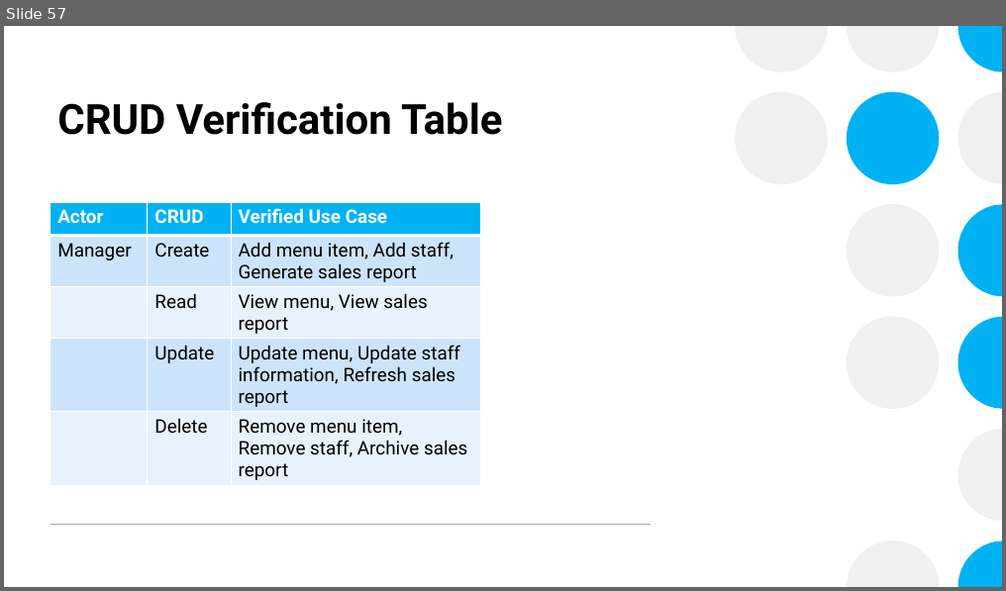
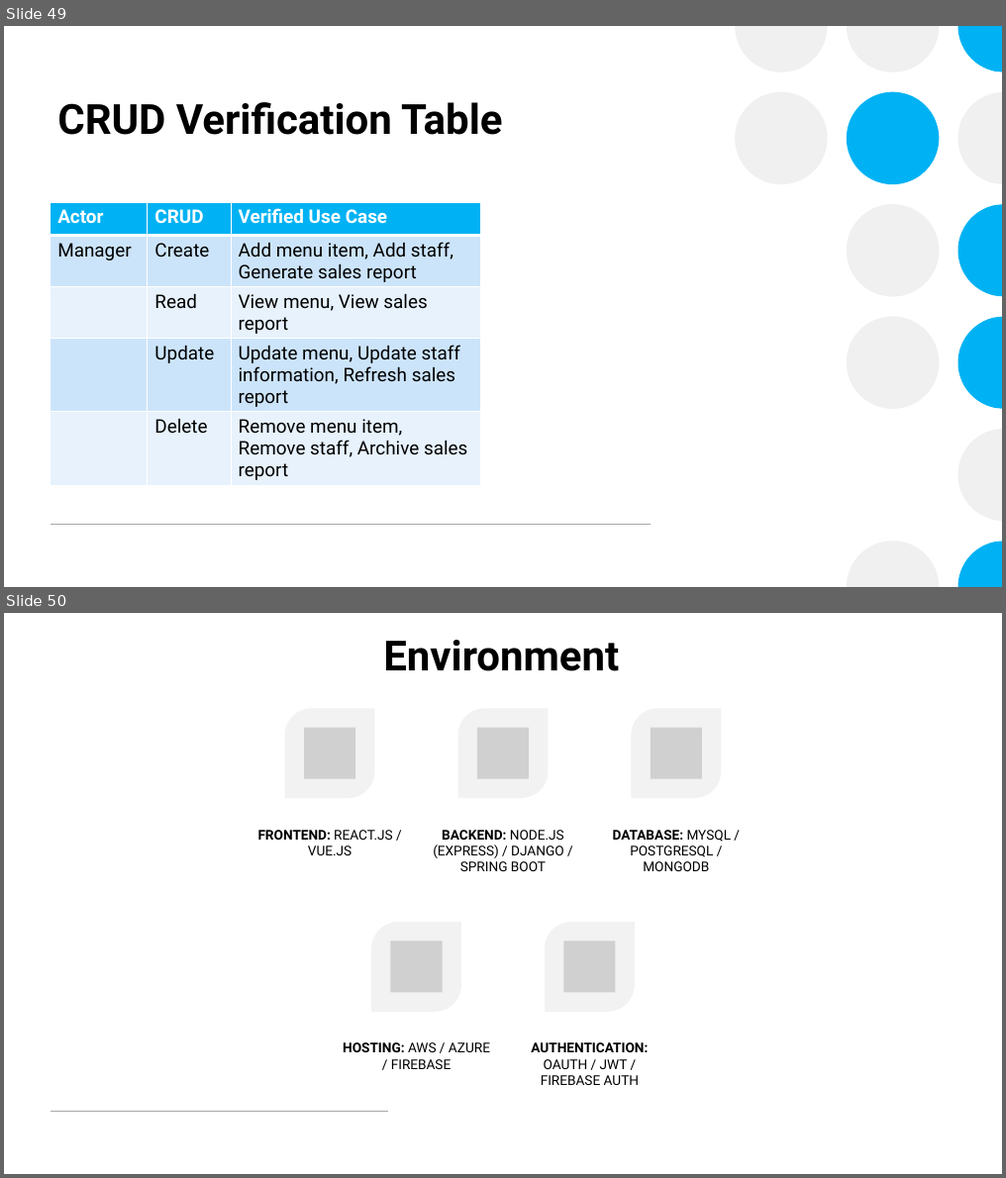
Before and after one commit to CheetoBuri/Restuarant-Information-System, a slide deck: Restaurant Information System.pptx. Shown one above the other, each under a label of ours: slide 57 before the commit, slides 49 and 50 after it. The pictures are 1006x591 and 1006x1178 pixels, drawn with LibreOffice and Linux fonts; fonts in the diff are those of the drawing; grey boxes stand for pictures. Boxes give left, top, right and bottom in pixels: in the first picture for what was removed or moved away, otherwise in the second. Text is boxed around its words. In the diff, an @@ line names an element or a change of style, - is before the commit and + after.

Commit message:
Added Database Design and changes to the pptx file

```diff
--- a/Restaurant Information System.pptx
+++ b/Restaurant Information System.pptx
@@ slide 50 added at bbox=[4, 613, 1002, 1174], background #FFFFFF; not listed: 9 template elements that a slide beside it also shows @@
@@ rectangle added at bbox=[4, 613, 1002, 1174], fill #FFFFFF @@
@@ title added at bbox=[383, 640, 619, 671], 40 pt, text #000000, bold @@
+Environment
@@ group added at bbox=[258, 708, 732, 1085]: 5 round diag rects, 5 pictures, 5 texts @@
+FRONTEND: REACT.JS / VUE.JS
+BACKEND: NODE.JS (EXPRESS) / DJANGO / SPRING BOOT
+DATABASE: MYSQL / POSTGRESQL / MONGODB
+HOSTING: AWS / AZURE / FIREBASE
+AUTHENTICATION: OAUTH / JWT / FIREBASE AUTH
@@ line added from (51, 1112) to (389, 1112), #A6A6A6 1 pt @@
@@ what was slide 57 is now slide 49 @@
```
Also in this commit, not shown: 4 slides changed, 3 other slides added, 8 slides removed, 2 other files.
